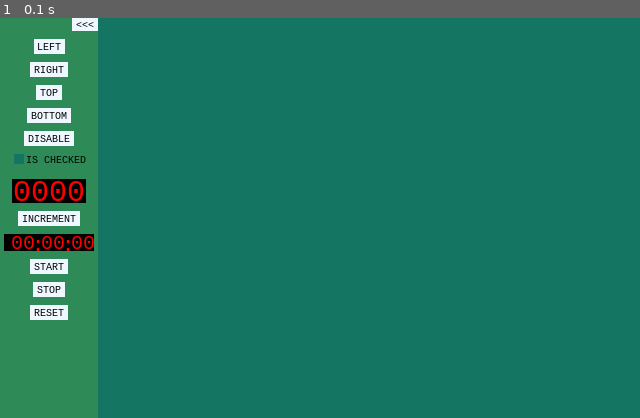
Above: before the commit, frame 1.
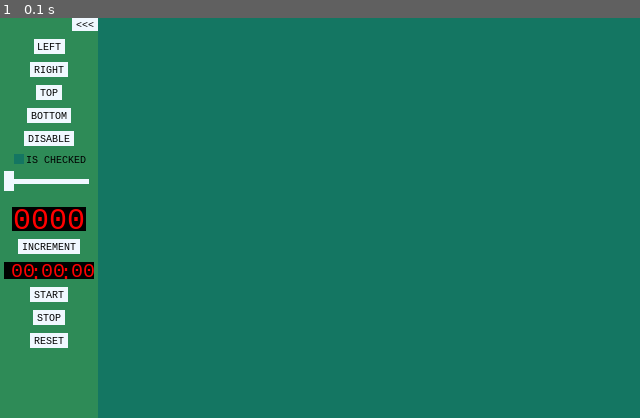
Above: after the commit, the same moment.

Repository: alexetsnyder/OuroborosPython
Game: pygame game, started from Pygame/Maps/IslandMaps/controls.py
Same seed, same stepped clock (60 frames per second), same inputs: the game is played once before the commit and once after it.
Inputs:
- Up to frame 1 (0.1 s): no input

The runs differ from the first frame. In frame 1, 3.4% of the frame differs, in the area x 0-15%, y 38-83%.

Commit message:
Slider and Window
Started creating the slider control, currently only drawn, and the an outline rect is not working. Started creating the window control. Refactored colors, so that controls have colors, but game objects do not, and you give it a color when drawing it.

Diff:
--- a/Pygame/Maps/IslandMaps/controls.py
+++ b/Pygame/Maps/IslandMaps/controls.py
@@ -40,7 +40,7 @@
 		self.text_color = text_color
 		self.disabled_text_color = Color.DIM_GREY
 		self.min_w, self.min_h = self.min_size = min_size
-		self.btn_font = go.FontInfo(font_size=text_size, font_color=text_color)
+		self.btn_font = go.FontInfo(font_size=text_size)
 		self.btn_txt = go.RenderText(text, self.btn_font)
 		self.btn_bck = go.Rect((0, 0), (0, 0))
 		self.wire_events()
@@ -98,17 +98,15 @@
 
 	def draw(self, surface):
 		if self.is_visible:
-			self.btn_bck.set_color(self.get_color())
-			self.btn_txt.set_color(self.get_text_color())
-			self.btn_bck.draw(surface)
-			self.btn_txt.draw(surface)
+			self.btn_bck.draw(surface, self.get_color())
+			self.btn_txt.draw(surface, self.get_text_color())
 
 class SideBar (Control):
 	def __init__(self, controls=[], window_side=WindowSide.LEFT):
 		self.is_expanded = True
 		self.controls = controls
 		self.window_side = window_side
-		self.sidebar_bck = go.Rect((0, 0), (0, 0), color=Color.SEA_GREEN)
+		self.sidebar_bck = go.Rect((0, 0), (0, 0))
 		self.btn_expand = Button(self.get_btn_txt(), on_click=self.toggle_expand)
 		self.min_w, self.min_h = self.min_size = self.btn_expand.size
 		super().__init__((0, 0), (0, 0), enabled_color=Color.SEA_GREEN)
@@ -257,21 +255,22 @@
 
 	def draw(self, surface):
 		if self.is_visible:
-			self.sidebar_bck.draw(surface)
+			self.sidebar_bck.draw(surface, Color.SEA_GREEN)
 			self.btn_expand.draw(surface)
 			for control in self.controls:
 				control.draw(surface)
 
 class CheckBox (Control):
-	def __init__(self, lbl_str, left_top=(0, 0), on_checked=None, color=Color.TEAL_FELT, checked_color=Color.BLACK):
+	def __init__(self, lbl_str, left_top=(0, 0), on_checked=None, lbl_color=Color.BLACK, color=Color.TEAL_FELT, checked_color=Color.BLACK):
 		self.is_checked = False
 		self.checked_color = checked_color
 		self.on_checked = on_checked
 		self.disabled_text_color = Color.DIM_GREY
-		self.font_info = go.FontInfo(font_size=10, font_color=Color.BLACK)
+		self.lbl_color = lbl_color
+		self.font_info = go.FontInfo(font_size=10)
 		self.lbl_text = go.RenderText(lbl_str, self.font_info)
-		self.check_box = go.Rect(left_top, (10, 10), color=color, width=1)
-		self.fill_box = go.Rect(left_top, (10, 10), color=checked_color)
+		self.check_box = go.Rect(left_top, (10, 10), width=1)
+		self.fill_box = go.Rect(left_top, (10, 10))
 		super().__init__(left_top, tuple(x + 10 for x in self.lbl_text.size), enabled_color=color)
 		self.wire_events()
 
@@ -294,7 +293,7 @@
 
 	def get_text_color(self):
 		if self.is_enabled:
-			return Color.BLACK
+			return self.lbl_color
 		else:
 			return self.disabled_text_color
 
@@ -310,11 +309,10 @@
 
 	def draw(self, surface):
 		if self.is_visible:
-			self.lbl_text.set_color(self.get_text_color())
-			self.check_box.draw(surface)
+			self.check_box.draw(surface, self.get_color())
 			if self.is_checked:
-				self.fill_box.draw(surface)
-			self.lbl_text.draw(surface)
+				self.fill_box.draw(surface, self.checked_color)
+			self.lbl_text.draw(surface, self.get_text_color())
 
 class StopWatch (Control):
 	def __init__(self, left_top=(0, 0), digit_color=Color.RED):
@@ -323,12 +321,12 @@
 		self.prv_time = 0
 		self.padding = 4
 		self.is_running = False
-		self.font_info = go.FontInfo(font_size=20, font_color=digit_color)
+		self.font_info = go.FontInfo(font_size=20)
 		self.seperator_txt = go.RenderText(':', self.font_info)
 		self.seconds_txt = go.RenderText(self.display_format(0), self.font_info)
 		self.minutes_txt = go.RenderText(self.display_format(0), self.font_info)
 		self.hours_txt = go.RenderText(self.display_format(0), self.font_info)
-		self.box = go.Rect(left_top, (0, 0), color=Color.BLACK)
+		self.box = go.Rect(left_top, (0, 0))
 		super().__init__(left_top, self.get_clock_size(), enabled_color=Color.BLACK)
 
 	def set_display(self):
@@ -392,19 +390,19 @@
 		self.set_position(self.left_top)
 
 	def draw_clock(self, surface):
-		left = self.left + self.padding + 2
-		self.hours_txt.draw(surface)
+		left = self.left + self.padding
+		self.hours_txt.draw(surface, self.digit_color)
 		left += self.hours_txt.w + self.padding
-		self.seperator_txt.draw_at(surface, (left, self.top + self.h // 4 + 2))
+		self.seperator_txt.draw_at(surface, self.digit_color, (left, self.top + self.h // 4 + 2))
 		left += self.seperator_txt.w + self.padding // 2
-		self.minutes_txt.draw(surface)
+		self.minutes_txt.draw(surface, self.digit_color)
 		left += self.minutes_txt.w + 2
-		self.seperator_txt.draw_at(surface, (left, self.top + self.h // 4 + 2))
-		self.seconds_txt.draw(surface)
+		self.seperator_txt.draw_at(surface, self.digit_color, (left, self.top + self.h // 4 + 2))
+		self.seconds_txt.draw(surface, self.digit_color)
 
 	def draw(self, surface):
 		if self.is_visible:
-			self.box.draw(surface)
+			self.box.draw(surface, Color.BLACK)
 			self.draw_clock(surface)
 
 class CounterBox (Control):
@@ -417,8 +415,8 @@
 		self.div = 10 * int('{}{}'.format(1, ''.join(['0' for i in range(self.digits-1)])))
 		self.counter = 0
 		self.padding = 4
-		self.box = go.Rect(left_top, (0, 0), color=Color.BLACK)
-		self.font_info = go.FontInfo(font_size=30, font_color=digit_color)
+		self.box = go.Rect(left_top, (0, 0))
+		self.font_info = go.FontInfo(font_size=30)
 		self.display_text = go.RenderText(self.get_display_str(), font_info=self.font_info)
 		super().__init__(left_top, tuple(x + self.padding for x in self.display_text.size))
 
@@ -465,8 +463,33 @@
 
 	def draw(self, surface):
 		if self.is_visible:
-			self.box.draw(surface)
-			self.display_text.draw(surface)
+			self.box.draw(surface, Color.BLACK)
+			self.display_text.draw(surface, self.digit_color)
+
+class Slider (Control):
+	def __init__(self, length=80, measure=10, left_top=(0, 0)):
+		self.fixed_height = 5
+		self.sw, self.sh = self.slider_size = (10, 4 * self.fixed_height)
+		self.length = length
+		self.measure = measure
+		self.bar = go.Rect((0, 0), (length, self.fixed_height))
+		self.slider_border = go.Rect((0, 0), self.slider_size, width=2)
+		self.slider = go.Rect((0, 0), self.slider_size)
+		super().__init__(left_top, (length, self.sh))
+
+	def set_position(self, left_top):
+		super().set_position(left_top)
+		self.bar.set_position(left_top)
+		slider_center = (self.left, self.bar.y)
+		self.slider_border.center_on(slider_center)
+		self.slider.center_on(slider_center)
+
+	def draw(self, surface):
+		color = self.get_color()
+		if self.is_visible:
+			self.bar.draw(surface, color)
+			self.slider_border.draw(surface, Color.BLACK)
+			self.slider.draw(surface, color)
 
 if __name__=='__main__':
 	import pygame
@@ -486,6 +509,7 @@
 	btn_start = Button('START', lambda event : stop_watch.start())
 	btn_stop = Button('STOP', lambda event : stop_watch.stop())
 	btn_reset = Button('RESET', lambda event : stop_watch.reset())
+	slider = Slider()
 
 	controls = []
 	controls.append(btn_left)
@@ -494,6 +518,7 @@
 	controls.append(btn_bottom)
 	controls.append(btn_enable)
 	controls.append(chk_box)
+	controls.append(slider)
 	controls.append(counter_box)
 	controls.append(btn_inc)
 	controls.append(stop_watch)
@@ -525,6 +550,13 @@
 		btn_bottom.set_enabled(not btn_bottom.is_enabled)
 		btn_enable.set_text('ENABLE' if not btn_left.is_enabled else 'DISABLE')
 		chk_box.set_enabled(not chk_box.is_enabled)
+		slider.set_enabled(not slider.is_enabled)
+		counter_box.set_enabled(not counter_box.is_enabled)
+		btn_inc.set_enabled(not btn_inc.is_enabled)
+		stop_watch.set_enabled(not stop_watch.is_enabled)
+		btn_start.set_enabled(not btn_start.is_enabled)
+		btn_stop.set_enabled(not btn_stop.is_enabled)
+		btn_reset.set_enabled(not btn_reset.is_enabled)
 	btn_enable.on_click = toggle_enable
 
 	unit_test.register([sidebar])
--- a/Pygame/Maps/IslandMaps/go.py
+++ b/Pygame/Maps/IslandMaps/go.py
@@ -84,9 +84,8 @@
 		return new_vector
 
 class Rect:
-	def __init__(self, left_top, size, color=Color.SILVER, width=0):
+	def __init__(self, left_top, size, width=0):
 		self.width = width
-		self.color = color
 		self.set_size(size)
 		self.set_position(left_top)
 
@@ -103,9 +102,6 @@
 	def center_on(self, pos):
 		x, y = pos
 		self.set_position((x - self.w // 2, y - self.h // 2))
-
-	def set_color(self, color):
-		self.color = color
 
 	def get_area(self):
 		return self.w * self.h
@@ -129,19 +125,18 @@
 		top = max(self.top, r2.top)
 		return Rect((left, top), (right - left, bottom - top))
 
-	def draw_at(self, surface, pos):
+	def draw_at(self, surface, color, pos):
 		left, top = pos
-		pygame.draw.rect(surface, self.color, pygame.Rect((left - self.w // 2, right - self.h // 2), self.size))
+		pygame.draw.rect(surface, color, pygame.Rect((left - self.w // 2, right - self.h // 2), self.size))
 
-	def draw(self, surface):
-		pygame.draw.rect(surface, self.color, pygame.Rect(self.left_top, self.size))
+	def draw(self, surface, color):
+		pygame.draw.rect(surface, color, pygame.Rect(self.left_top, self.size))
 
 
 class FontInfo:
-	def __init__(self, font_size=20, font_color=Color.SILVER, font_name='lucidaconsole'):
+	def __init__(self, font_size=20, font_name='lucidaconsole'):
 		self.font_name = font_name
 		self.font_size = font_size
-		self.font_color = font_color
 
 class RenderText (Rect):
 	def __init__(self, text_str, font_info=FontInfo()):
@@ -150,7 +145,7 @@
 		self.text_str = text_str
 		self.font_info = font_info
 		self.font = self.create_font()
-		super().__init__((0, 0), self.get_size(), color=font_info.font_color)
+		super().__init__((0, 0), self.get_size())
 
 	def create_font(self):
 		return freetype.SysFont(self.font_info.font_name, self.font_info.font_size)
@@ -169,7 +164,6 @@
 
 	def set_font_info(self, font_info):
 		self.font_info = font_info
-		self.color = font_info.font_color
 		self.font = self.create_font()
 
 	def get_size(self):
@@ -178,8 +172,8 @@
 	def get_font_size(self):
 		return self.font_info.font_size
 
-	def draw_at(self, surface, pos):
-		self.font.render_to(surface, pos, self.text_str, self.color)
+	def draw_at(self, surface, color, pos):
+		self.font.render_to(surface, pos, self.text_str, color)
 
-	def draw(self, surface):
-		self.font.render_to(surface, self.left_top, self.text_str, self.color)
+	def draw(self, surface, color):
+		self.font.render_to(surface, self.left_top, self.text_str, color)
--- /dev/null
+++ b/Pygame/Maps/IslandMaps/window.py
@@ -0,0 +1,19 @@
+#window.py
+import controls, go
+
+class Window (controls.Control):
+	def __init__(self, left_top, size):
+		self.window = go.Rect(left_top, size)
+		super().__init__(left_top, size)
+
+	def set_size(self, size):
+		super().set_size(size)
+		self.window.set_size(self.size)
+
+	def set_position(self, left_top):
+		super().set_position(left_top)
+		self.window.set_position(self.left_top)
+
+
+if __name__=='__main__':
+	pass
Not shown, changed: Pygame/Maps/IslandMaps/.DS_Store
